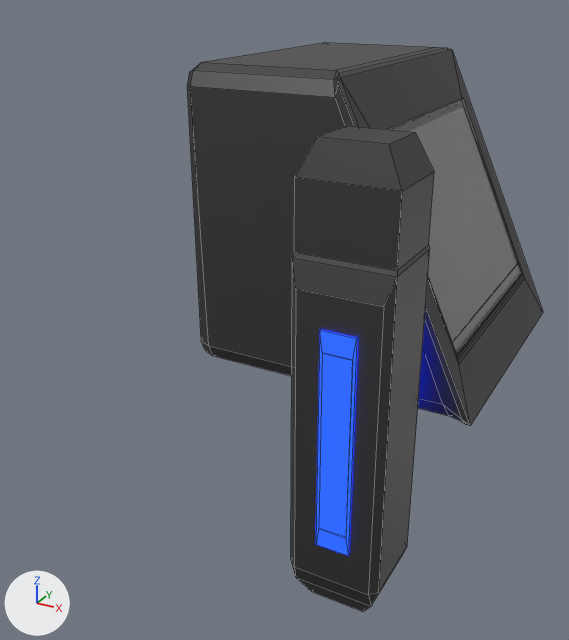
Before and after pictures for a commit that changed the Blender file Assets/Scenes/Chapter1/Models/SentryModel.blend.
One viewpoint serves both versions: a 50 mm lens placed at (1.1, -7.09, 6.19), pointed at (-1.48, -2.4, 3.85). Every picture has the same lights, and +X, +Y and +Z are marked at lower left. Mesh edges are drawn as thin lines.

Objects in the first picture: 'Arm', 'ArmPanel', 'DisplayPlate', 'Head'.
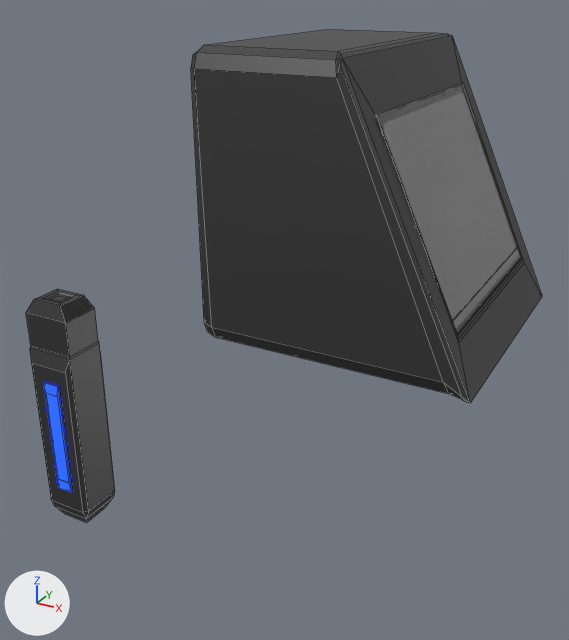
The change in detail:
me_cube_005 is used by ob_arm; location (-0.401, -3.542, 3.855); rotation (0.0, 1.571, 0.0), in degrees (0, 90, 0); scale (1.06, 0.271, 0.284).
me_cube_005 had 36 vertices, 36 faces and spanned x -1.54..1.07, y -1.0..1.0, z -1.0..1.0.
me_cube_005 now has 52 vertices, 52 faces and spans x -1.51..1.07, y -1.0..1.0, z -1.0..1.0.
Part 1, on me_cube_005:
4 vertices are removed from x -1.54, y -0.62..0.62, z -0.64..0.64.
6 faces are deleted.
20 vertices are added at x -1.51..0.66, y -0.67..0.67, z -1.0..0.64.
22 new faces join them.
Object 'Head' (ob_head) moves from (-0.858, -2.051, 4.711) to (-0.858, -2.051, 4.83).
Object 'Head' (ob_head) is rescaled from (0.99, 0.99, 0.99) to (0.97, 0.97, 0.97).
Object 'Arm' (ob_arm) moves from (-0.401, -3.542, 3.855) to (-3.105, -3.02, 2.773).
Object 'Arm' (ob_arm) is rescaled from (1.06, 0.271, 0.284) to (0.773, 0.198, 0.208).
Object 'ArmPanel' (ob_armpanel) moves from (-0.393, -3.814, 3.874) to (-3.099, -3.218, 2.787).
Object 'ArmPanel' (ob_armpanel) is rescaled from (0.683, 0.012, 0.104) to (0.499, 0.00879, 0.0757).
Object 'DisplayPlate' (ob_displayplate) moves from (-0.858, -2.051, 4.711) to (-0.858, -2.051, 4.83).
Object 'DisplayPlate' (ob_displayplate) is rescaled from (1.02, 1.02, 1.02) to (0.995, 0.995, 0.995).

Where the change shows, as pixel boxes [x1, y1, x2, y2] in the pictures (569 x 640 px):
'Head', moved, rescaled: before [187, 42, 543, 426]; after [191, 29, 542, 403]
'Arm', reshaped, moved, rescaled (38% narrower, 52% shorter): before [291, 126, 434, 611]; after [26, 289, 115, 523]
'DisplayPlate', moved, rescaled: before [388, 98, 522, 355]; after [377, 83, 521, 334]
'ArmPanel', moved, rescaled (30% narrower, 51% shorter): before [316, 330, 358, 556]; after [43, 382, 72, 492]
part 1 of me_cube_005, built on: before [295, 126, 434, 191]; after [26, 289, 95, 323]
